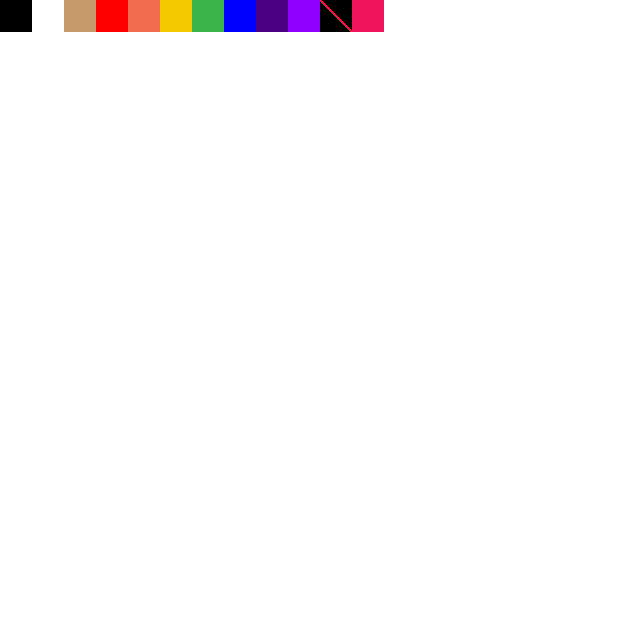
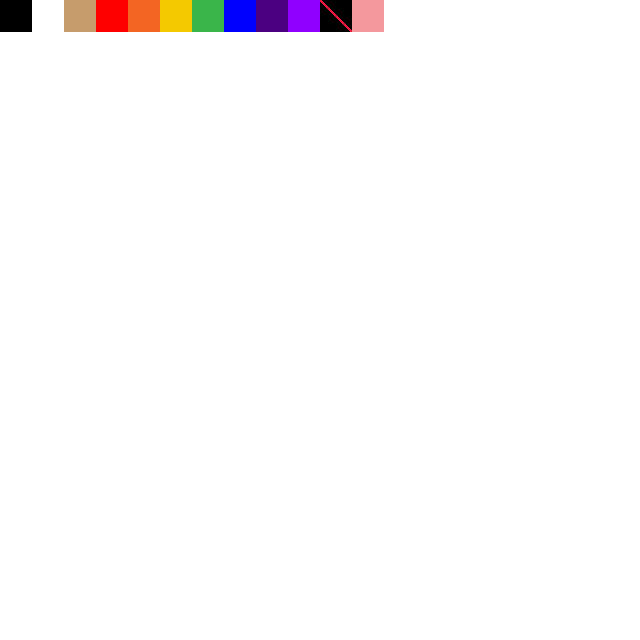
Before/after of a (640, 640) layered artwork. What changed in the layer stack:
added layer "Rectangle 15" above "Rectangle 12" over box(352, 0, 384, 32)
added layer "Rectangle 14" above "Rectangle 13" over box(352, 0, 384, 32)
added layer "Rectangle 13" above "Rectangle 8" over box(128, 0, 160, 32)
